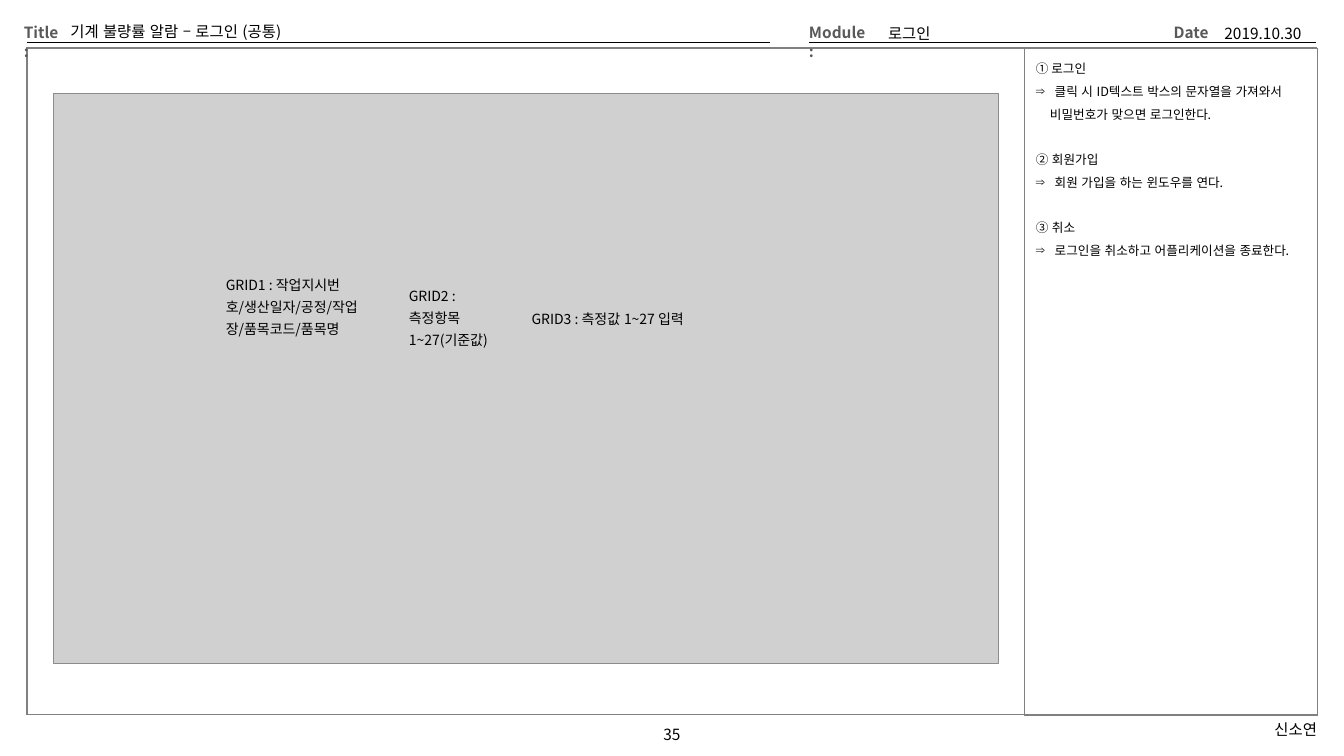
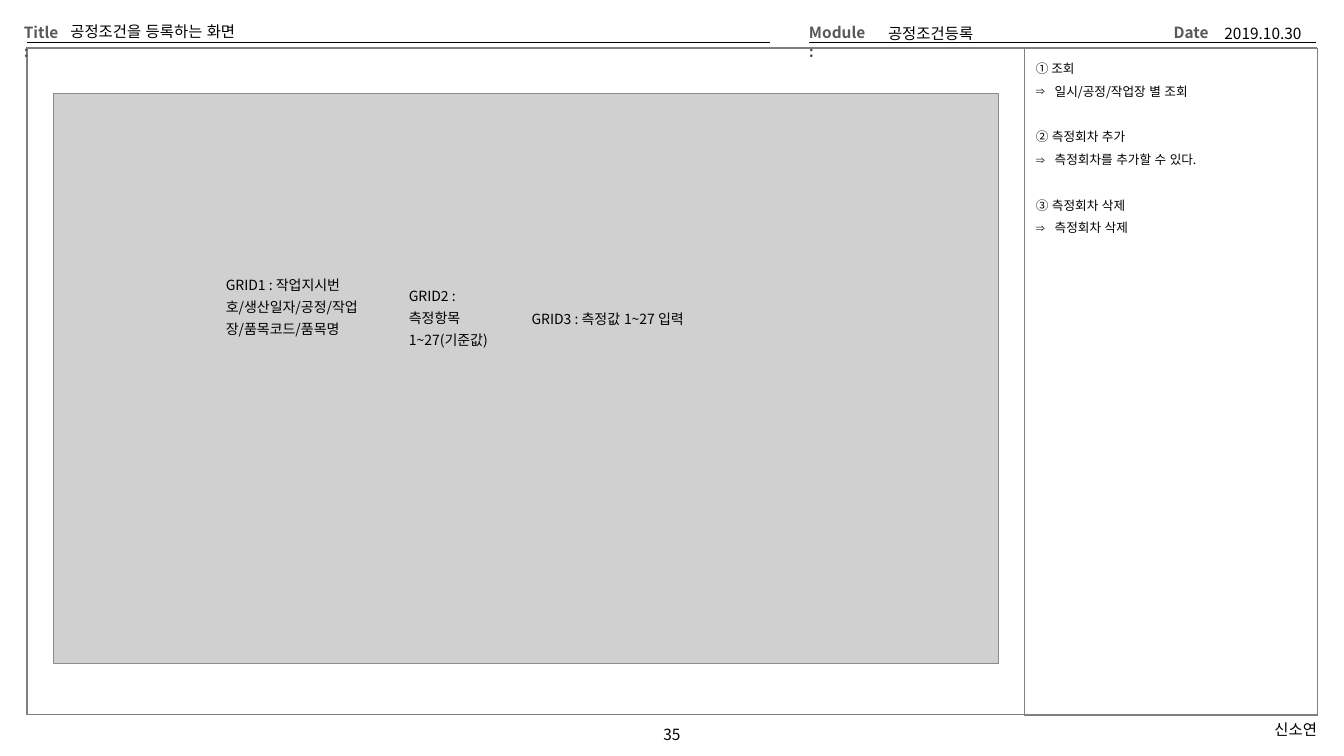
Before and after one commit to Cliedy-s/Team4, a slide deck: slide 35 of source/TEMP/Team4화면설계 - 오휘석.pptx. Drawn at 1344x756 pixels with LibreOffice and Linux fonts; fonts in the diff are those of the drawing; grey boxes stand for pictures. Boxes give left, top, right and bottom in pixels: in the first picture for what was removed or moved away, otherwise in the second. Text is boxed around its words. In the diff, an @@ line names an element or a change of style, - is before the commit and + after.

```diff
--- a/source/TEMP/Team4화면설계 - 오휘석.pptx
+++ b/source/TEMP/Team4화면설계 - 오휘석.pptx
@@ title at box(70, 24, 235, 39): text changed @@
-기계 불량률 알람 – 로그인 (공통)
+공정조건을 등록하는 화면
@@ text at box(888, 26, 973, 43): text changed @@
-로그인
+공정조건등록
@@ text at box(1036, 62, 1197, 233): text changed @@
-① 로그인
-⇒ 클릭 시 ID텍스트 박스의 문자열을 가져와서
-비밀번호가 맞으면 로그인한다.
-② 회원가입
-⇒ 회원 가입을 하는 윈도우를 연다.
-③ 취소
-⇒ 로그인을 취소하고 어플리케이션을 종료한다.
+① 조회
+⇒ 일시/공정/작업장 별 조회
+② 측정회차 추가
+⇒ 측정회차를 추가할 수 있다.
+③ 측정회차 삭제
+⇒ 측정회차 삭제
```
Also in this commit, not shown: 15 other slides changed, 1 other file.
